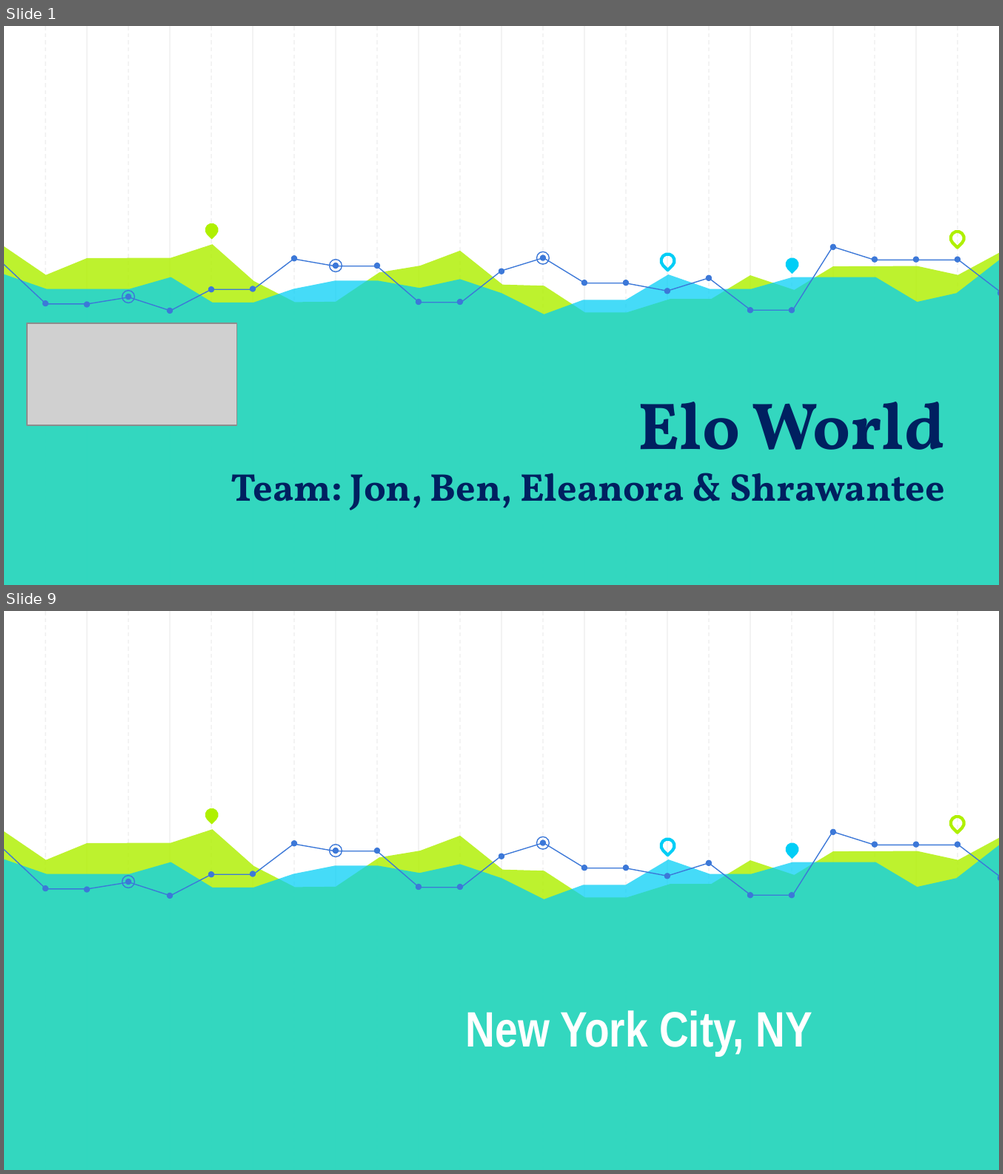
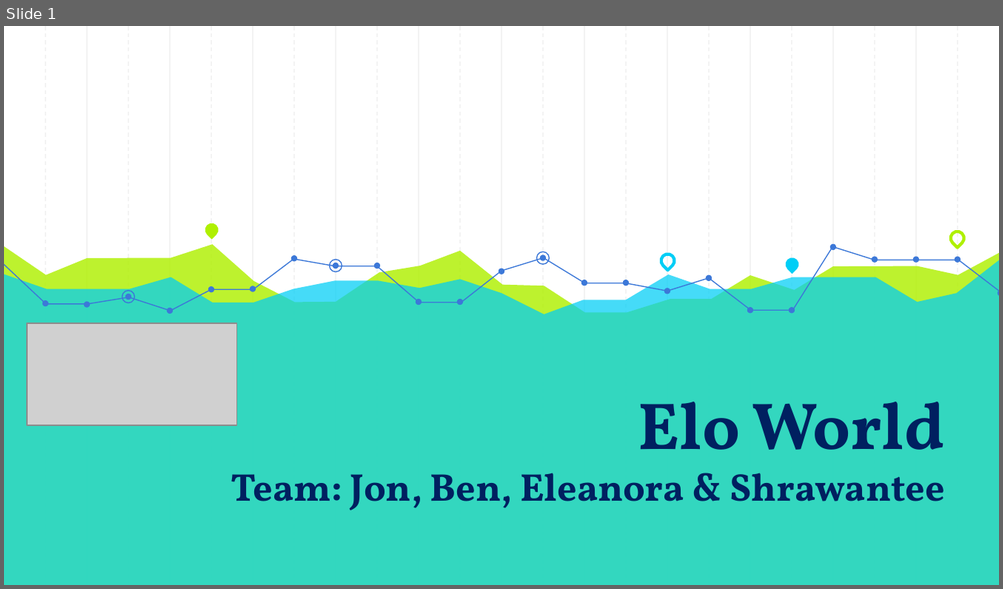
Before and after one commit to Jonheston/final_project, a slide deck: Final Presentation.pptx. Shown one above the other, each under a label of ours: slides 1 and 9 before the commit, slide 1 after it; the slides between them are not shown. The pictures are 1003x1174 and 1003x589 pixels, drawn with LibreOffice and Linux fonts; fonts in the diff are those of the drawing; grey boxes stand for pictures. Boxes give left, top, right and bottom in pixels: in the first picture for what was removed or moved away, otherwise in the second. Text is boxed around its words. In the diff, an @@ line names an element or a change of style, - is before the commit and + after.

```diff
--- a/Final Presentation.pptx
+++ b/Final Presentation.pptx
@@ slide 9 removed at bbox=[4, 611, 999, 1170], background #FFFFFF; not listed: 59 template elements that a slide beside it also shows @@
@@ title removed at bbox=[466, 1011, 812, 1056] @@
-New York City, NY
```
Also in this commit, not shown: 12 other slides removed.
